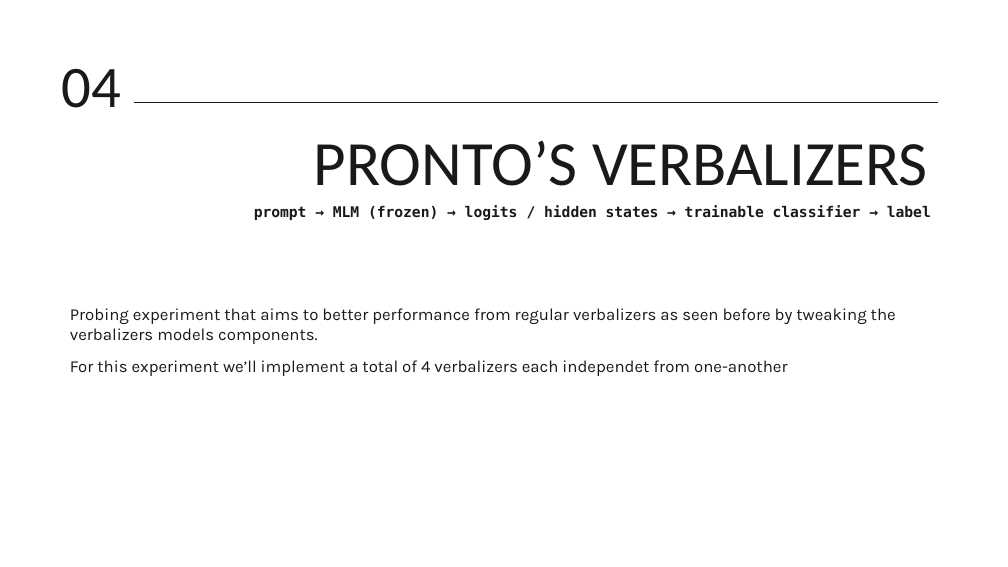
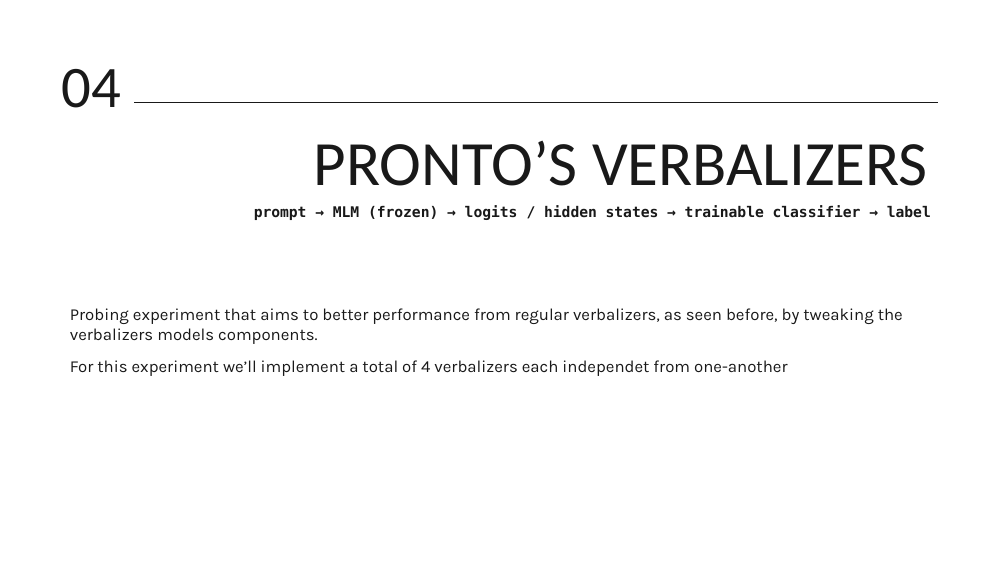
Before and after one commit to VR3ED/data-semantics-project, a slide deck: slide 12 of presentazione progetto.pptx. Drawn at 1008x567 pixels with LibreOffice and Linux fonts; fonts in the diff are those of the drawing; background and template pictures are left out. Boxes give left, top, right and bottom in pixels: in the first picture for what was removed or moved away, otherwise in the second. Text is boxed around its words. In the diff, an @@ line names an element or a change of style, - is before the commit and + after.

```diff
--- a/presentazione progetto.pptx
+++ b/presentazione progetto.pptx
@@ subtitle at (x1=70, y1=308, x2=903, y2=344): text changed @@
-Probing experiment that aims to better performance from regular verbalizers as seen before by tweaking the verbalizers models components.
+Probing experiment that aims to better performance from regular verbalizers, as seen before, by tweaking the verbalizers models components.
```
Also in this commit, not shown: 10 other slides changed, 1 other file.
